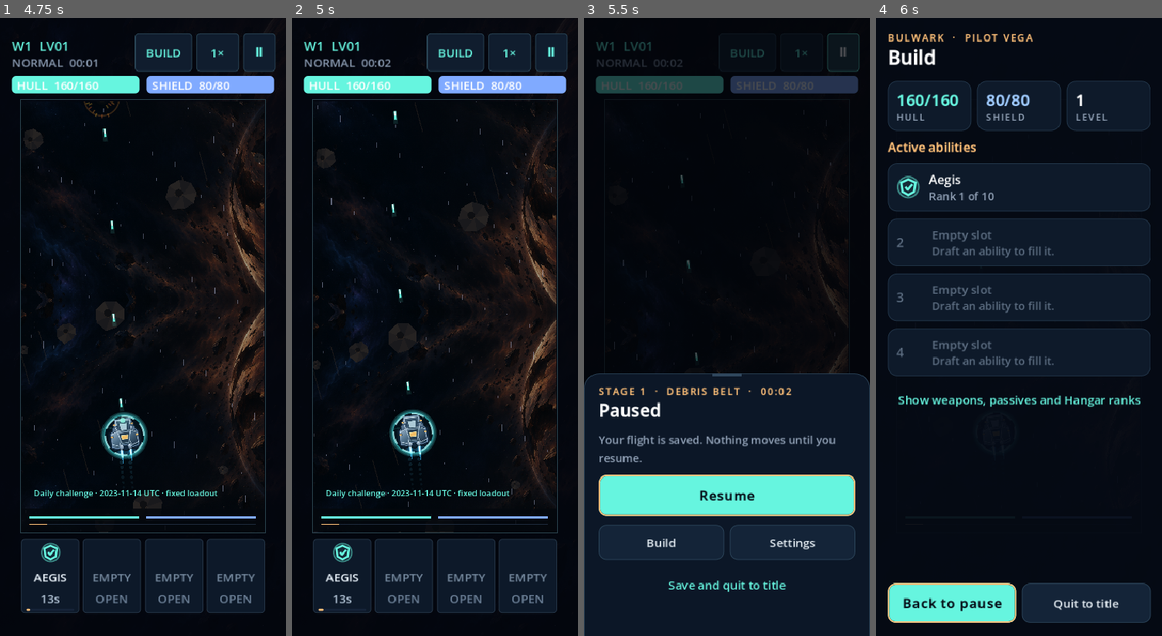
Above: before the commit, frames 1-4 (left to right).
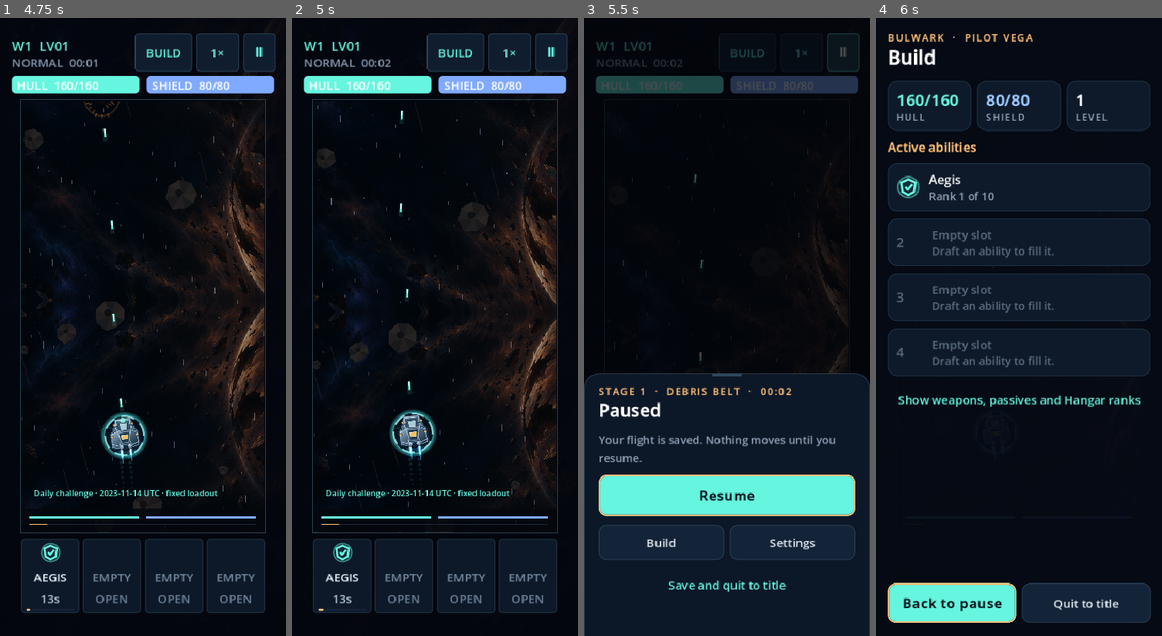
Above: after the commit, the same moments.

Repository: killjoy00/StarRun
Game: Godot game, scene res://scenes/main.tscn
The game is run twice, just before and just after one commit, with the same random seed, the same clock (stepped at 60 frames per second) and the same inputs.
Inputs:
- Up to frame 1 (4.75 s): click "Play daily" at 0.5 s; click "AEGIS" at 1.25 s; click "Ⅱ" at 2 s; click "BUILD" at 2.75 s; click "1×" at 3.5 s; click "Resume" at 4.25 s
- Up to frame 2 (5 s): no input
- Up to frame 3 (5.5 s): click "Ⅱ" at 5 s
- Up to frame 4 (6 s): click "Build" at 5.75 s

Frame 1 is identical in both runs. In frame 2, 0.2% of the frame differs, in the area x 34-42%, y 15-61%; in frame 3, less than 0.1%; in frame 4, less than 0.1%.

Commit message:
Increase World 1 enemy presence without bullet spikes, and give Drone Armada real tracking

Diff:
--- a/scripts/simulation.gd
+++ b/scripts/simulation.gd
@@ -323,7 +323,7 @@
 		# A busier first impression is not a free XP fountain: Normal W1
 		# spawn cadence rises while its per-enemy XP drops proportionally.
 		if stage == 1 and difficulty == "normal":
-			pace *= 0.84
+			pace *= 0.60
 		next_spawn = time + pace / (float(stage_spec().spawn_scale) * enemy_cadence_scale() * stage_risk)
 	if time >= next_hazard and not boss_spawned:
 		_spawn_hazard()
@@ -400,7 +400,7 @@
 	# W1 previously contained many 17-HP targets erased before their first
 	# volley. Shorten the initial tell only in Normal's early encounter ecology.
 	if stage == 1 and difficulty == "normal":
-		return Vector2(0.95, 1.60) if kind in ["gunship", "shieldguard", "missile_bomber", "sniper", "carrier"] else Vector2(1.25, 2.15)
+		return Vector2(1.25, 2.10) if kind in ["gunship", "shieldguard", "missile_bomber", "sniper", "carrier"] else Vector2(1.55, 2.60)
 	# A surviving shooter should get a chance to reveal its projectile
 	# pattern before the auto-weapons erase it. A shorter *first* timer
 	# does not accelerate the ongoing fire interval or increase XP.
@@ -482,6 +482,10 @@
 	return true
 
 func _enemy_limit() -> int:
+	# Normal World 1 spawns a more visible crowd, but never allows endless
+	# accumulated squads to flatten slow, defensive starting ships.
+	if stage == 1 and difficulty == "normal":
+		return 11
 	return mini(55, 20 + (stage - 1) * 5)
 
 func _has_mutation(id: String) -> bool:
@@ -866,7 +870,7 @@
 	var spec: Dictionary = content.enemies[kind]
 	var scaling := (1.0 + (time - stage_start) / 340.0) * float(stage_spec().health_scale) * threat_scale() * stage_risk * enemy_health_multiplier() * shooter_health_pressure(kind)
 	var first_fire := shooter_first_fire_window(kind)
-	enemies.append({"id": next_id, "kind": kind, "p": position, …(151 unchanged characters)… xp": (maxi(1, roundi(float(spec.xp) * 0.82)) if stage == 1 and difficulty == "normal" else int(spec.xp)), "phase": rng.randf_range(0, TAU)})
+	enemies.append({"id": next_id, "kind": kind, "p": position, …(151 unchanged characters)… xp": (maxi(1, roundi(float(spec.xp) * 0.60)) if stage == 1 and difficulty == "normal" else int(spec.xp)), "phase": rng.randf_range(0, TAU)})
 	next_id += 1
 
 ## Encounter variants are reproducible by seed. Worlds 2-4 sometimes promote
@@ -935,10 +939,10 @@
 		member["strike_wing"] = true
 		# Only the grouped attackers gain a modest window to reveal their
 		# patterns before automatic fire clears the formation.
-		member.max_hp *= 1.10
+		member.max_hp *= 1.20
 		member.hp = member.max_hp
-		member.fire = 1.15 + index * 0.24
-	var pace := maxf(0.55, 1.65 - elapsed / 260.0) * 0.84
+		member.fire = 1.85 + index * 0.20
+	var pace := maxf(0.55, 1.65 - elapsed / 260.0) * 0.60
 	next_spawn = maxf(next_spawn, time) + 3.0 * pace / (float(stage_spec().spawn_scale) * enemy_cadence_scale() * stage_risk)
 	_log("STRIKE WING - coordinated enemy attack")
 
@@ -1318,7 +1322,7 @@
 				var p := escort_position(i)
 				var target := _nearest(p)
 				if not target.is_empty() and shots.size() < 500:
-					shots.append({"p":p,"v":(target.p-p).normalized()*700.0,"damage":((9.0 + level * 1.8) * weapon_power() if artifact_id == "drone_armada" else escort_damage),"weapon":"escort","target":int(target.id)})
+					shots.append({"p":p,"v":(target.p-p).normalized()*700.0,"damage":((9.0 + level * 1.8) * weapon_power() if artifact_id == "drone_armada" else escort_damage),"weapon":"escort","target":int(target.id), "homing":artifact_id == "drone_armada"})
 	var armed: Array = []
 	for mine in ion_mines:
 		mine.fuse -= DT
@@ -1567,7 +1571,7 @@
 			ordnance_cells[cell] = []
 		ordnance_cells[cell].append(bullet)
 	for shot in shots:
-		if shot.weapon in ["seeker", "barrage"] and shot.target >= 0:
+		if (shot.weapon in ["seeker", "barrage"] or bool(shot.get("homing", false))) and shot.target >= 0:
 			var alive := enemies.any(func(e): return e.id == shot.target and e.hp > 0)
 			if not alive:
 				var replacement := _nearest(shot.p)
@@ -1587,7 +1591,7 @@
 			if not candidate.is_empty():
 				var desired: Vector2 = (candidate.p - shot.p).normalized()
 				shot.v = shot.v.rotated(clampf(shot.v.angle_to(desired), -DT * (0.85 + meta.guidance * 0.12 + (0.25 if pilot_id == "ace" else 0.0)), DT * (0.85 + meta.guidance * 0.12)))
-		if shot.weapon in ["seeker", "barrage"] and shot.target >= 0:
+		if (shot.weapon in ["seeker", "barrage"] or bool(shot.get("homing", false))) and shot.target >= 0:
 			for enemy in enemies:
 				if enemy.id == shot.target:
 					shot.v = shot.v.lerp((enemy.p - shot.p).normalized() * 650, DT * 8.0)
--- a/tests/run.gd
+++ b/tests/run.gd
@@ -293,6 +293,10 @@
 	check(army.upgrades.pulse == 0 and army.upgrades.seeker == 0, "Drone Armada disables conventional starting guns")
 	army._update_support()
 	check(army.escort_count == 3 and army.escort_left > 1000.0, "Drone Armada launches persistent autonomous escorts")
+	army._add_enemy("gunship", Vector2(260,240))
+	army.escort_timer = 0.0
+	army._update_support()
+	check(army.shots.size() == 3 and army.shots.all(func(s): return bool(s.get("homing",false))), "Drone Armada gets three homing support guns instead of aim-and-miss projectiles")
 	army._offer_cards(false)
 	check(army.cards.all(func(c): return str(c.tag) not in ["WEAPON", "MUTATION"]), "Drone mode cannot draft unusable conventional weapons")
 	var shift := Sim.new(446, {}, "vanguard", "rookie", "normal", "arsenal_roulette")
